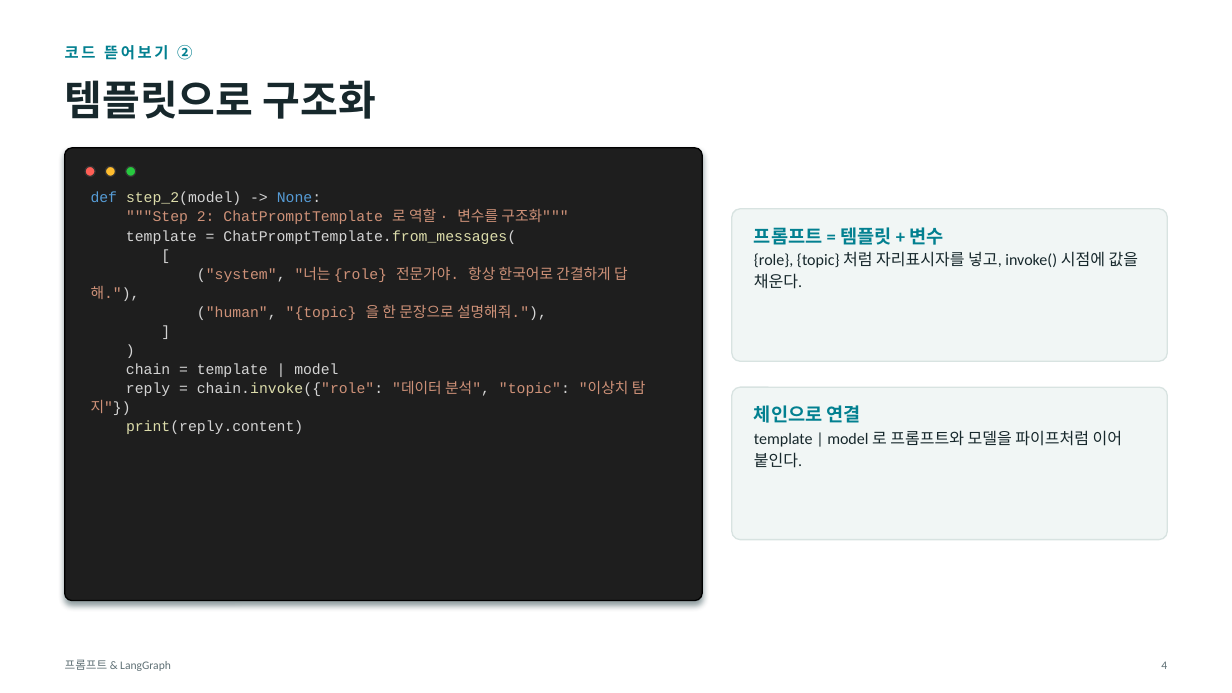
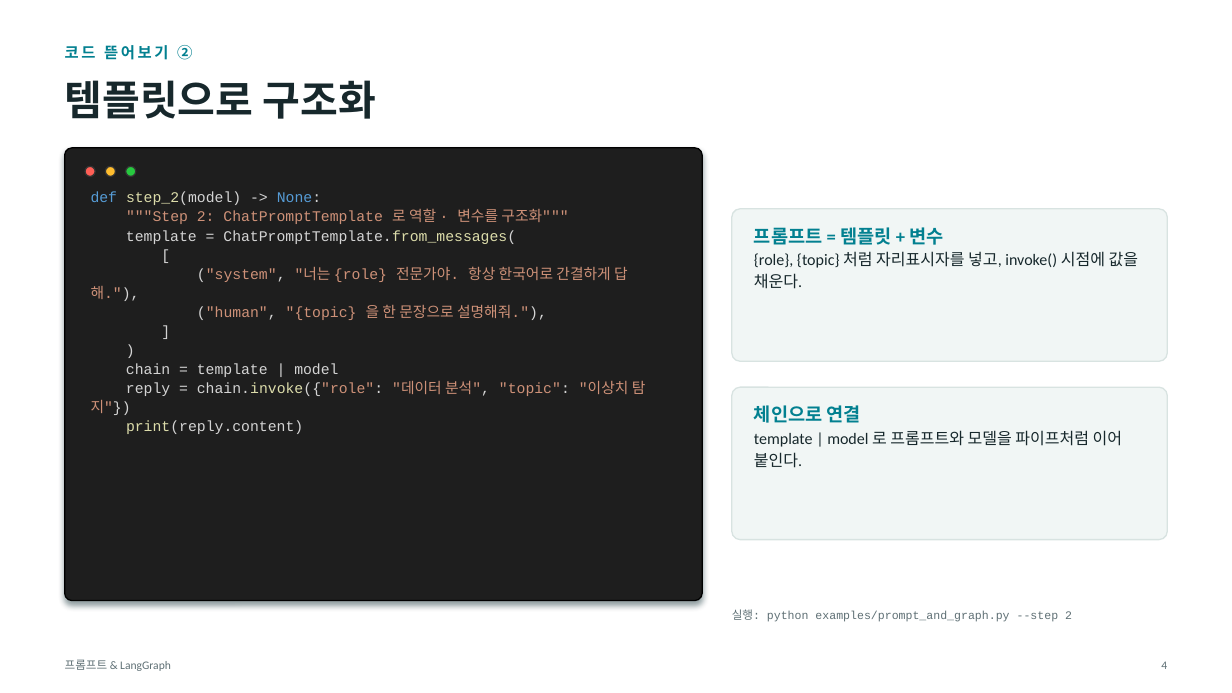
Before and after one commit to Sihoon92/TestChatbot, a slide deck: slide 5 of docs/교육자료/02_프롬프트와_LangGraph.pptx. Drawn at 1232x693 pixels with LibreOffice and Linux fonts; fonts in the diff are those of the drawing. Boxes give left, top, right and bottom in pixels: in the first picture for what was removed or moved away, otherwise in the second. Text is boxed around its words. In the diff, an @@ line names an element or a change of style, - is before the commit and + after.

```diff
--- a/docs/교육자료/02_프롬프트와_LangGraph.pptx
+++ b/docs/교육자료/02_프롬프트와_LangGraph.pptx
@@ text added at [732,609,1072,622], 9 pt, text #5F7075 @@
+실행: python examples/prompt_and_graph.py --step 2
```
Also in this commit, not shown: 5 other slides changed, 1 slide added, 2 other files.
